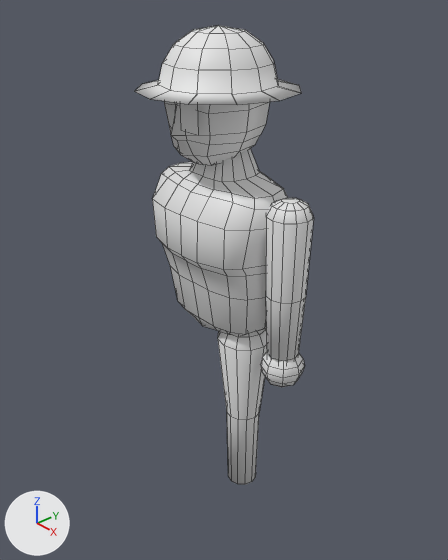
One commit to the Blender file character.blend: the scene before it, then after it.
Both versions are drawn from a 50 mm lens placed at (7.33, -6.5, 5.71), pointed at (0.08, -0.08, 0.78). The lights are fixed; the arrows at lower left show +X, +Y and +Z. Mesh edges are drawn as thin lines.

Names of what the first picture shows: 'Arm', 'Circle', 'Head', 'Leg', 'Torso'.
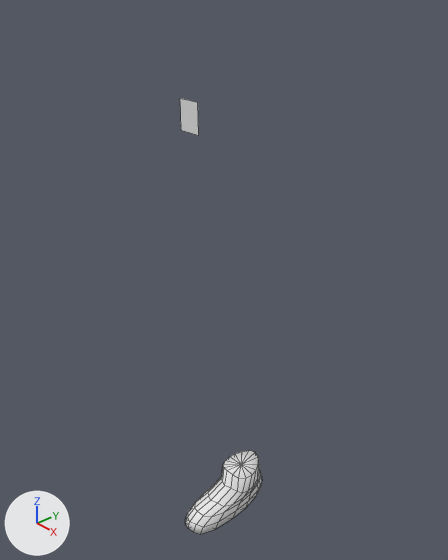
Commit message: he boot

Edits to the bpy script that builds the scene:
```text
Add me_circle_005:
    me_circle_005.from_pydata(...)  # 98 vertices, 112 faces; spans x -0.34..0.34, y -0.91..1.04, z 0.1..1.02
    me_circle_005.polygons.foreach_set('use_smooth', [True] * 112)
Change ob_circle:
    add ob_circle.hide_viewport = True
Change ob_head:
    add ob_head.hide_viewport = True
Change ob_leg:
    add ob_leg.hide_render = True
Change ob_arm:
    add ob_arm.hide_viewport = True
Change ob_torso:
    add ob_torso.hide_viewport = True
Add ob_circle_001:
    ob_circle_001 = bpy.data.objects.new('Circle.001', me_circle_005)
    ob_circle_001.location = (0.53, -0.5, -4.12)
```

Boxes (x1, y1, x2, y2) around the edits, measured in the pictures (448 x 560 px):
'Torso', hidden
    before: (153, 149, 288, 336)
'Circle', hidden
    before: (135, 25, 301, 105)
'Arm', hidden
    before: (260, 198, 314, 387)
'Leg', hidden
    before: (218, 327, 267, 484)
'Head', hidden
    before: (164, 101, 270, 166)
'Circle.001', added
    after: (185, 451, 262, 534)
